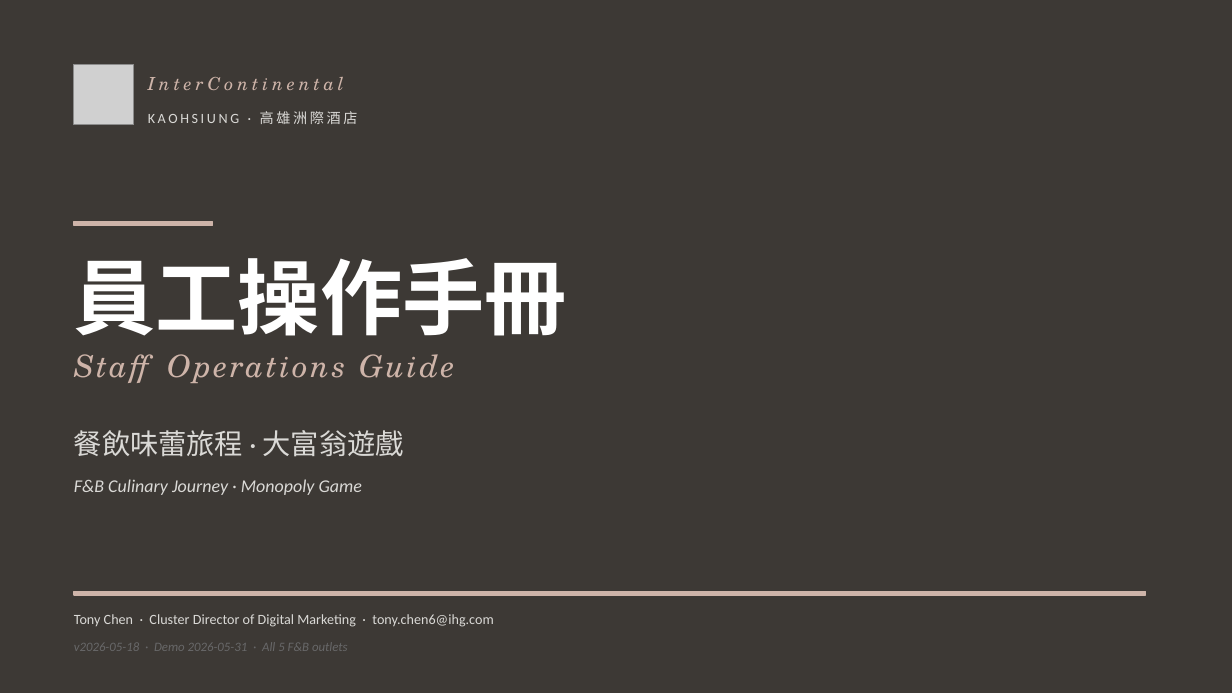
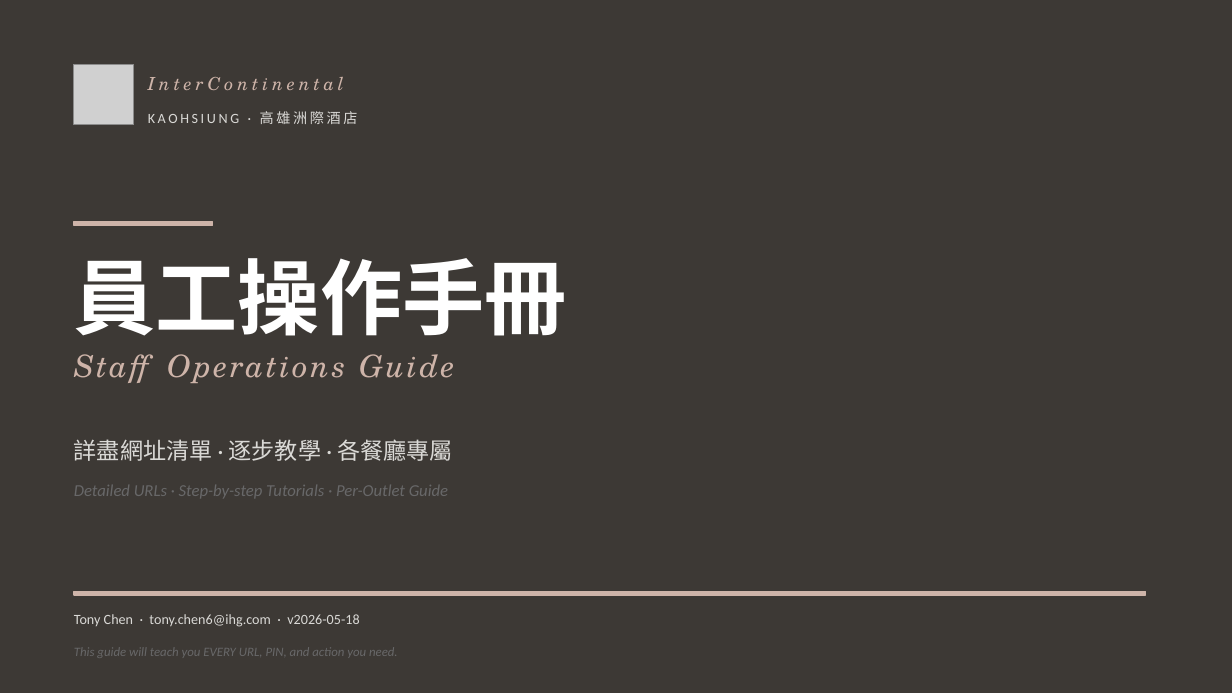
Before and after one commit to tony1229kimo/ickaohsiungculinaryjourneymap, a slide deck: slide 1 of docs/IC_Kaohsiung_Game_Staff_Bilingual.pptx. Drawn at 1232x693 pixels with LibreOffice and Linux fonts; fonts in the diff are those of the drawing; grey boxes stand for pictures. Boxes give left, top, right and bottom in pixels: in the first picture for what was removed or moved away, otherwise in the second. Text is boxed around its words. In the diff, an @@ line names an element or a change of style, - is before the commit and + after.

```diff
--- a/docs/IC_Kaohsiung_Game_Staff_Bilingual.pptx
+++ b/docs/IC_Kaohsiung_Game_Staff_Bilingual.pptx
@@ text at (x1=74, y1=439, x2=452, y2=461): text changed; size 22 to 18 pt @@
-餐飲味蕾旅程 · 大富翁遊戲
+詳盡網址清單 · 逐步教學 · 各餐廳專屬
@@ text at (x1=74, y1=485, x2=448, y2=498): text changed; size 14 to 13 pt; text colour #DAD9D6 to #686869 @@
-F&B Culinary Journey · Monopoly Game
+Detailed URLs · Step-by-step Tutorials · Per-Outlet Guide
@@ text at (x1=74, y1=614, x2=359, y2=627): text changed @@
-Tony Chen · Cluster Director of Digital Marketing · tony.chen6@ihg.com
+Tony Chen · tony.chen6@ihg.com · v2026-05-18
@@ text at (x1=74, y1=647, x2=398, y2=658): text changed @@
-v2026-05-18 · Demo 2026-05-31 · All 5 F&B outlets
+This guide will teach you EVERY URL, PIN, and action you need.
```
Also in this commit, not shown: 7 other slides changed, 12 slides added, 8 slides removed, 1 other file.
